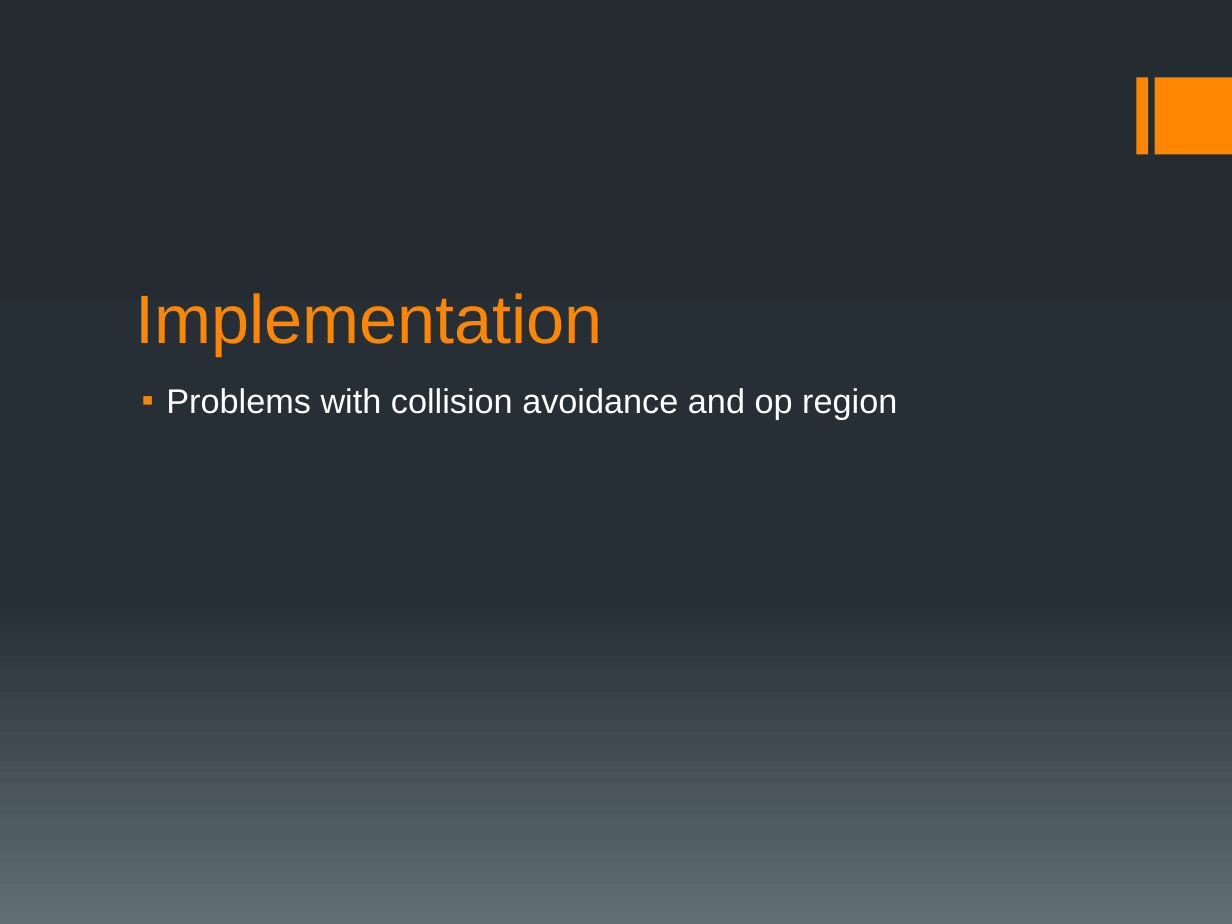
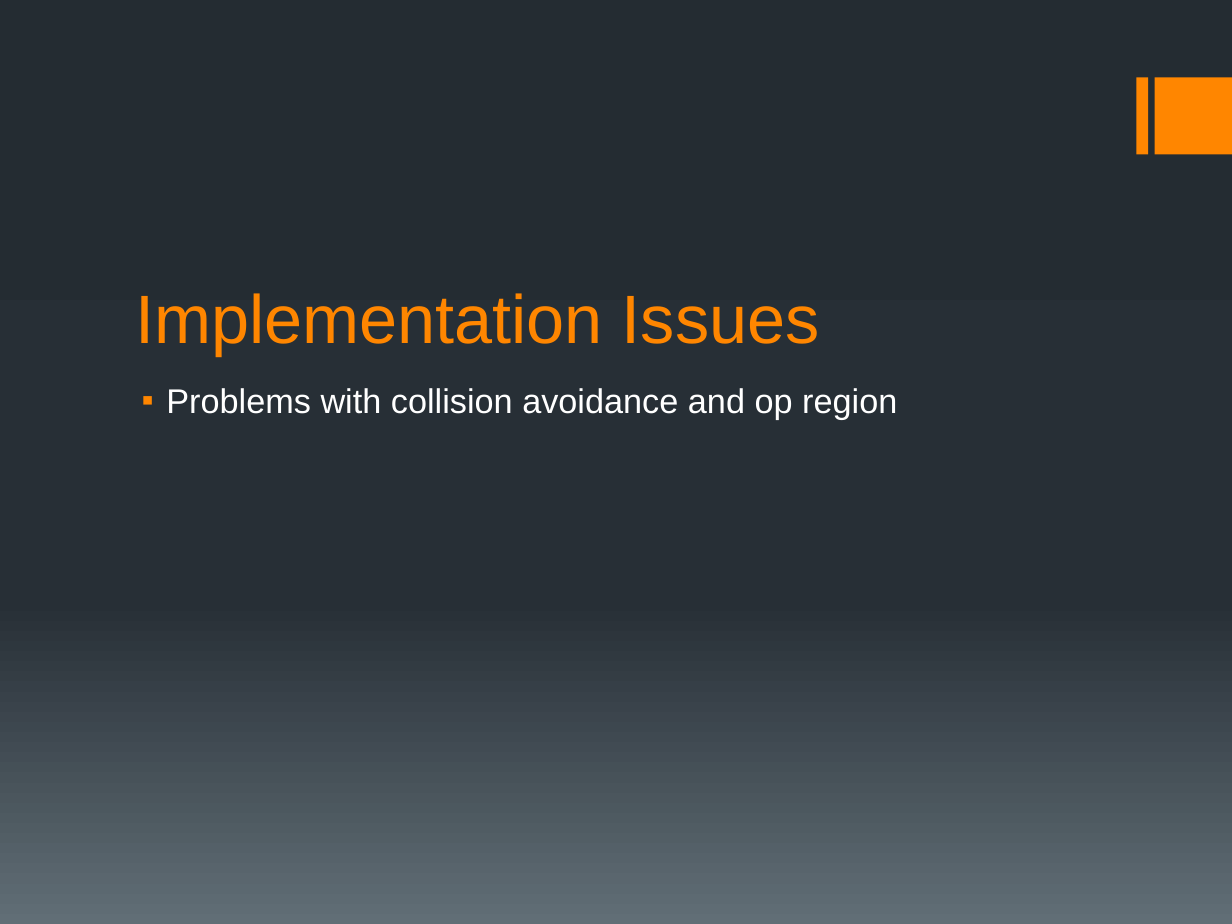
Before and after one commit to manyu79/mi_lab14, a slide deck: slide 9 of missions/FrontEstimate/lab_report/Presentation.pptx (slide 8 before the commit). Drawn at 1232x924 pixels with LibreOffice and Linux fonts; fonts in the diff are those of the drawing. Boxes give left, top, right and bottom in pixels: in the first picture for what was removed or moved away, otherwise in the second. Text is boxed around its words. In the diff, an @@ line names an element or a change of style, - is before the commit and + after.

```diff
--- a/missions/FrontEstimate/lab_report/Presentation.pptx
+++ b/missions/FrontEstimate/lab_report/Presentation.pptx
@@ title at [136, 293, 820, 356]: text changed @@
-Implementation
+Implementation Issues
```
Also in this commit, not shown: 1 other slide changed, 2 slides added.
